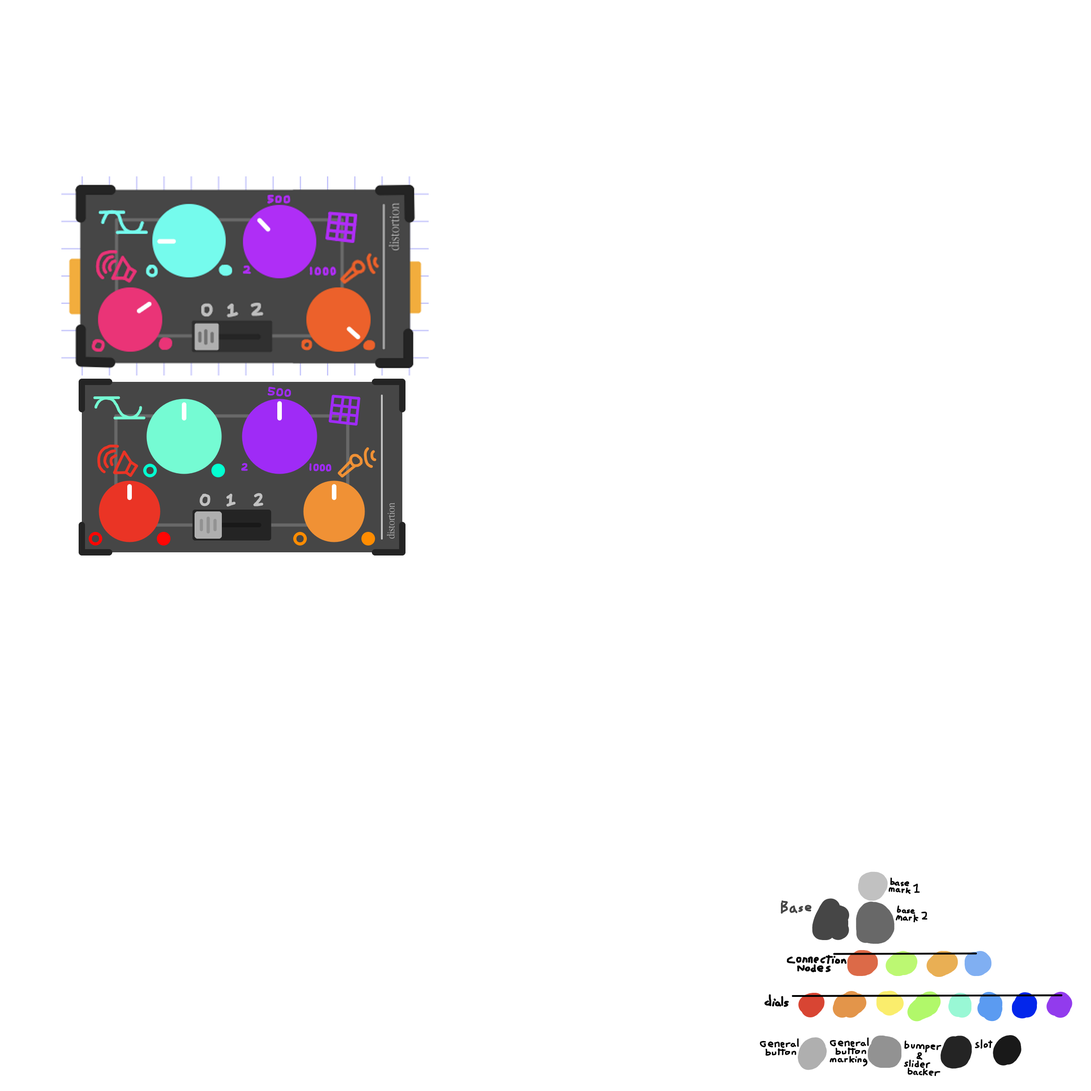
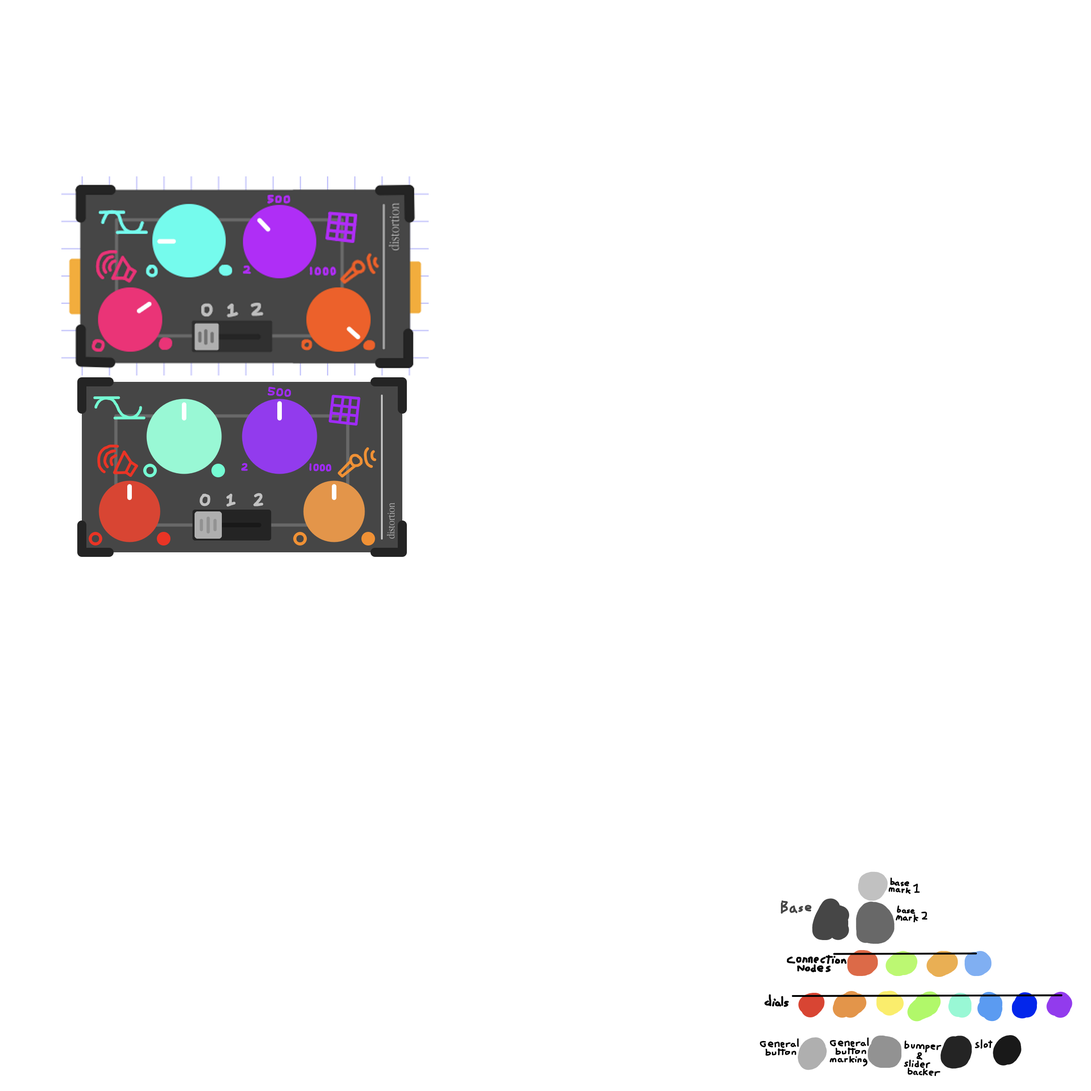
Layers edited between the first and the second 1091x1091 image:
painted on "markings 2" over [77, 377, 408, 558]
painted on "guide" over [77, 377, 408, 381]
painted on "pallet" over [77, 377, 408, 558]
